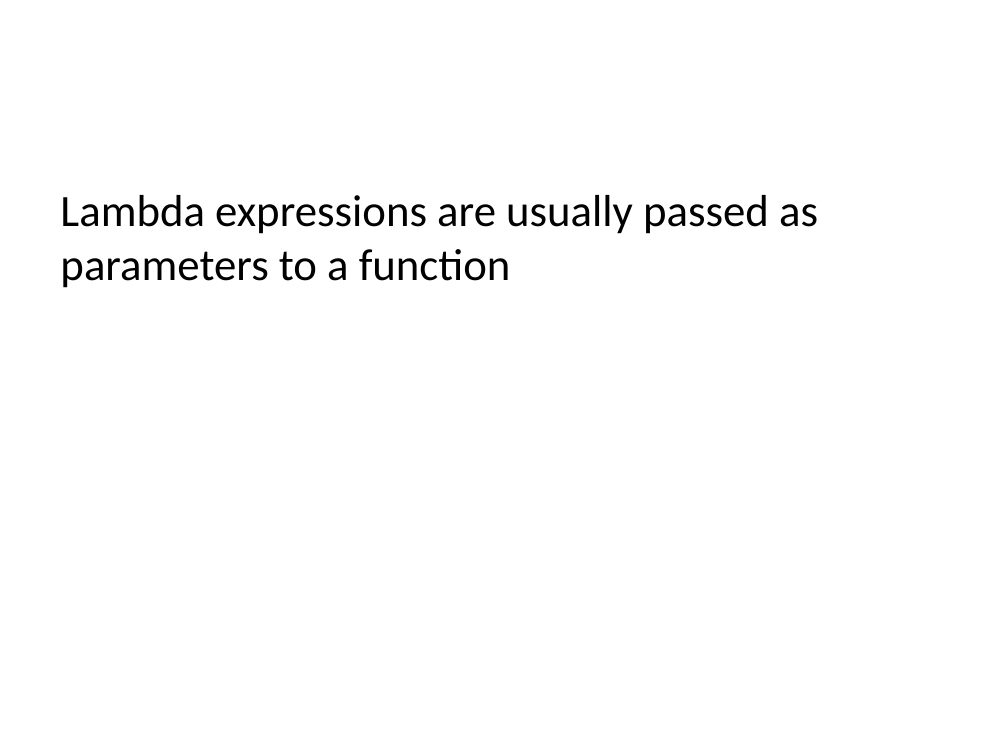
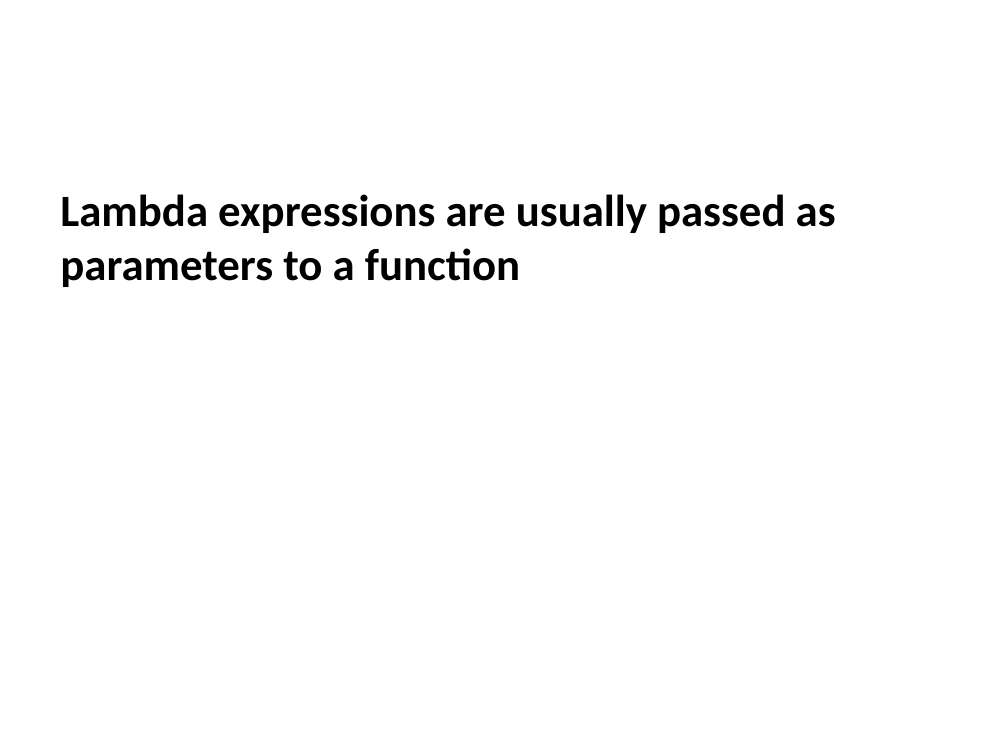
Before and after one commit to ucoruh/ce204-object-oriented-programming, a slide deck: slide 75 of docs/week-3/ce204-week-3.md_word.pptx (slide 73 before the commit). Drawn at 1008x756 pixels with LibreOffice and Linux fonts; fonts in the diff are those of the drawing. Boxes give left, top, right and bottom in pixels: in the first picture for what was removed or moved away, otherwise in the second. Text is boxed around its words. In the diff, an @@ line names an element or a change of style, - is before the commit and + after.

```diff
--- a/docs/week-3/ce204-week-3.md_word.pptx
+++ b/docs/week-3/ce204-week-3.md_word.pptx
@@ text "Lambda expressions are usually passed ..." at <box>60,194,836,287</box>: bold on @@
```
Also in this commit, not shown: 4 other slides changed, 3 slides added, 5 other files.
